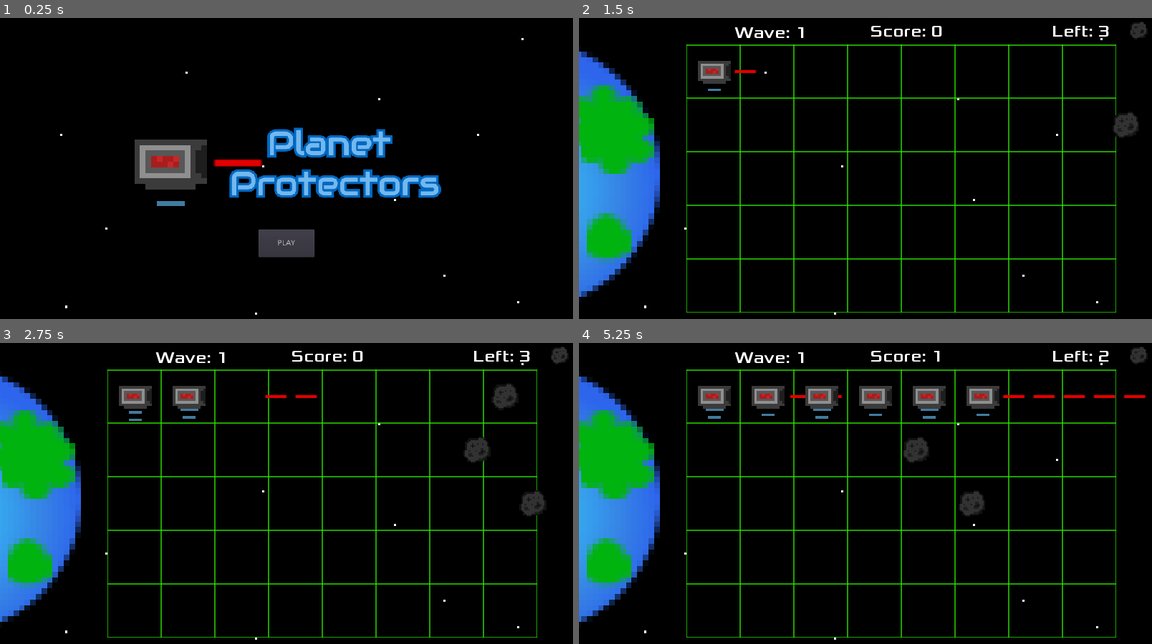
Above: before the commit, frames 1-4 (two rows, left to right).
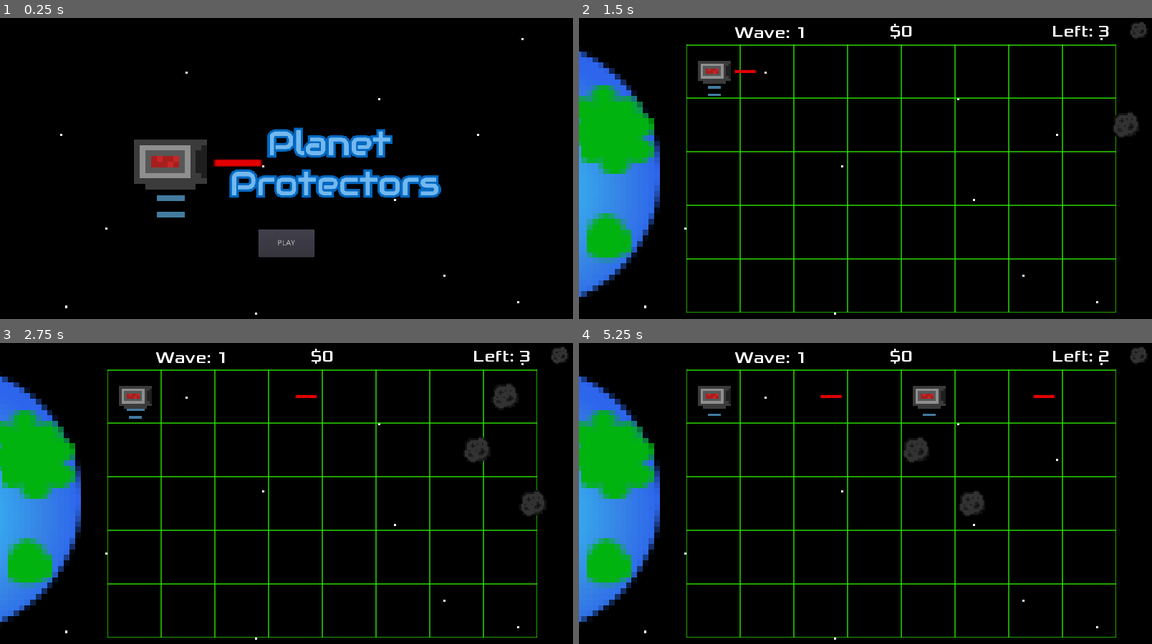
Above: after the commit, the same moments.

Repository: EthanMHolland/PlanetProtectors
Game: Godot game, scene res://src/TitleScreen.tscn
Two runs of this game, one before a commit and one after it. Both use one fixed random seed, a clock stepped at 60 frames per second and the inputs below.
Inputs (mouse positions are in pixels of both pictures, inside the frame that each line leads up to):
- Up to frame 1 (0.25 s): no input
- Up to frame 2 (1.5 s): click "PLAY" at 0.5 s; move the mouse to (710, 72) at 1.27 s; click (710, 72) at 1.35 s
- Up to frame 3 (2.75 s): move the mouse to (189, 397) at 2.02 s; click (189, 397) at 2.1 s
- Up to frame 4 (5.25 s): move the mouse to (819, 397) at 2.77 s; click (819, 397) at 2.85 s; move the mouse to (876, 397) at 3.52 s; click (876, 397) at 3.6 s; move the mouse to (928, 397) at 4.27 s; click (928, 397) at 4.35 s; move the mouse to (980, 397) at 5.02 s; click (980, 397) at 5.1 s

The runs differ from the first frame. In frame 1, 0.3% of the frame differs, in the area x 23-33%, y 40-67%; in frame 2, 0.3%; in frame 3, 0.8%; in frame 4, 2.3%, in the area x 22-99%, y 1-26%.

Commit message:
Add Basic Money System

Diff:
--- a/project/src/LaserTower.tscn
+++ b/project/src/LaserTower.tscn
@@ -4,17 +4,14 @@
 [ext_resource path="res://src/LaserTower.gd" type="Script" id=2]
 
 [sub_resource type="AtlasTexture" id=1]
-flags = 4
 atlas = ExtResource( 1 )
 region = Rect2( 0, 0, 16, 16 )
 
 [sub_resource type="AtlasTexture" id=2]
-flags = 4
 atlas = ExtResource( 1 )
 region = Rect2( 16, 0, 16, 16 )
 
 [sub_resource type="AtlasTexture" id=3]
-flags = 4
 atlas = ExtResource( 1 )
 region = Rect2( 0, 16, 16, 16 )
 
@@ -42,7 +39,7 @@
 position = Vector2( 0, 1.77778 )
 frames = SubResource( 4 )
 animation = "idling"
-frame = 2
+frame = 1
 playing = true
 
 [node name="CollisionShape2D" type="CollisionShape2D" parent="."]
--- a/project/src/Level.gd
+++ b/project/src/Level.gd
@@ -7,6 +7,7 @@
 var _asteroids_destroyed : int
 var _wave : int = 0
 var _total_asteroids_destroyed : int
+var _money : int = 10
 
 var _rng := RandomNumberGenerator.new()
 var _asteroid := preload("Asteroid.tscn")
@@ -22,7 +23,7 @@
 		$SpawnerTimer.stop()
 	_check_asteroids_left()
 	$AsteroidsLeft.text = "Left: " + str(_asteroids_this_wave - _asteroids_destroyed)
-	$Score.text = "Score: " + str(_total_asteroids_destroyed)
+	$Money.text = "$" + str(_money)
 	$Wave.text = "Wave: " + str(_wave)
 
 	if _wave >= 16:
@@ -79,6 +80,8 @@
 func _on_AsteroidDestroyed():
 	_asteroids_destroyed += 1
 	_total_asteroids_destroyed += 1
+	_money += 10
+
 
 
 func _on_Planet_area_entered(area):
--- a/project/src/Level.tscn
+++ b/project/src/Level.tscn
@@ -203,7 +203,7 @@
 "_edit_use_anchors_": false
 }
 
-[node name="Score" type="Label" parent="."]
+[node name="Money" type="Label" parent="."]
 margin_left = 520.0
 margin_top = 5.0
 margin_right = 632.0
--- a/project/src/Tile.gd
+++ b/project/src/Tile.gd
@@ -1,8 +1,12 @@
 extends Area2D
+
+signal _laser_tower_placed
 
 var laser_tower := preload("LaserTower.tscn")
 var _has_tower := false
 var _mouse_overlapping := false
+
+onready var level := get_parent().get_parent()
 
 
 func _physics_process(_delta):
@@ -12,11 +16,15 @@
 func _place_tower():
 	if (Input.is_action_just_pressed("place_tower") and _mouse_overlapping == true):
 		if !_has_tower:
-			var _new_tower = laser_tower.instance()
-			_new_tower.position = Vector2(0,0)
-			self.add_child(_new_tower)
-			_has_tower = true
-			_new_tower.connect("tower_destroyed", self, "_on_tower_destroyed")
+			if level._money > 0:
+				var _new_tower = laser_tower.instance()
+				_new_tower.position = Vector2(0,0)
+				self.add_child(_new_tower)
+				_has_tower = true
+				_new_tower.connect("tower_destroyed", self, "_on_tower_destroyed")
+				level._money -= 10
+			else:
+				print("Insufficient money!")
 		else:
 			print("There is a tower here!")
 
